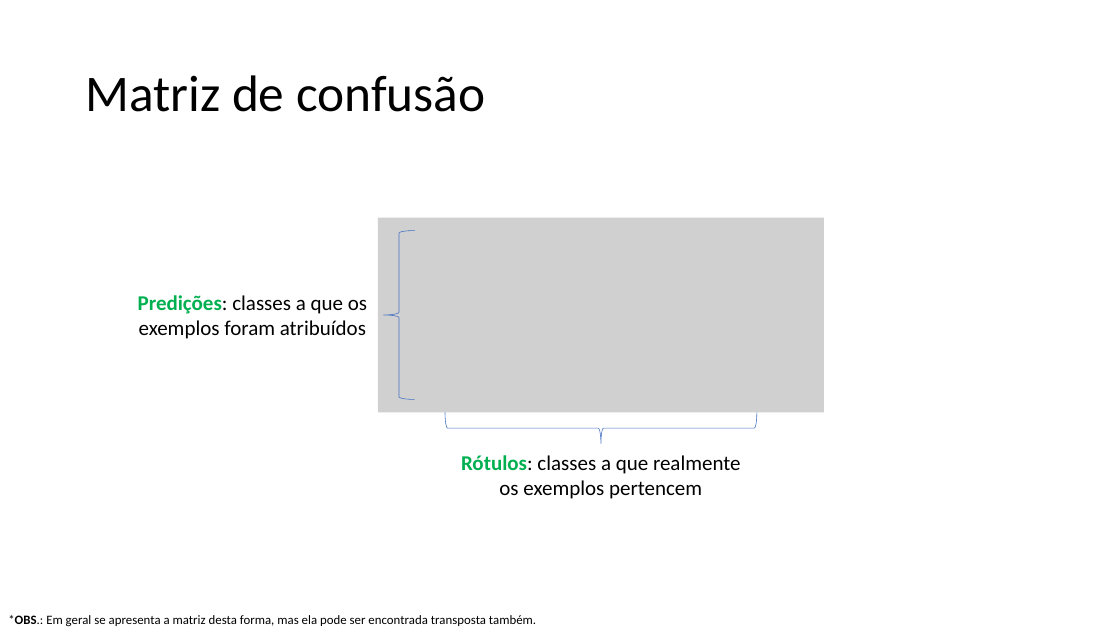
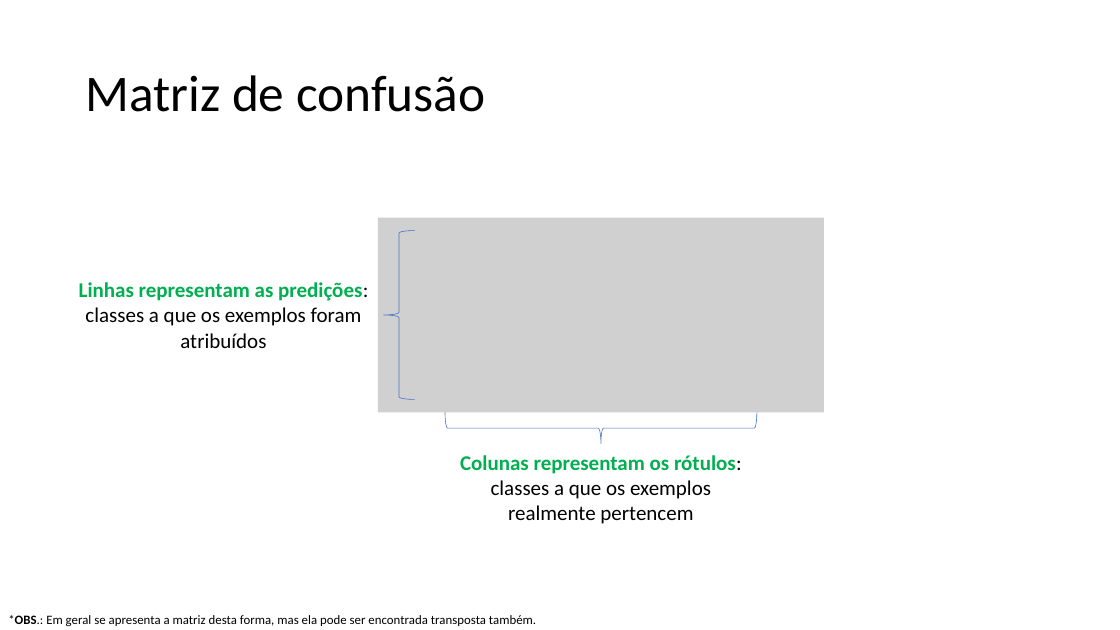
Before and after one commit to zz4fap/c24_inteligencia_artificial, a slide deck: slide 5 of slides/C24_Métricas_de_Classificação.pptx. Drawn at 1120x630 pixels with LibreOffice and Linux fonts; fonts in the diff are those of the drawing; grey boxes stand for pictures. Boxes give left, top, right and bottom in pixels: in the first picture for what was removed or moved away, otherwise in the second. Text is boxed around its words. In the diff, an @@ line names an element or a change of style, - is before the commit and + after.

```diff
--- a/slides/C24_Métricas_de_Classificação.pptx
+++ b/slides/C24_Métricas_de_Classificação.pptx
@@ text at (79, 282, 368, 348): text changed @@
-Predições: classes a que os exemplos foram atribuídos
+Linhas representam as predições: classes a que os exemplos foram atribuídos
@@ text at (460, 455, 742, 524): text changed @@
-Rótulos: classes a que realmente os exemplos pertencem
+Colunas representam os rótulos: classes a que os exemplos realmente pertencem
```
Also in this commit, not shown: 3 other slides changed, 1 slide added, 1 slide removed, 1 other file.
